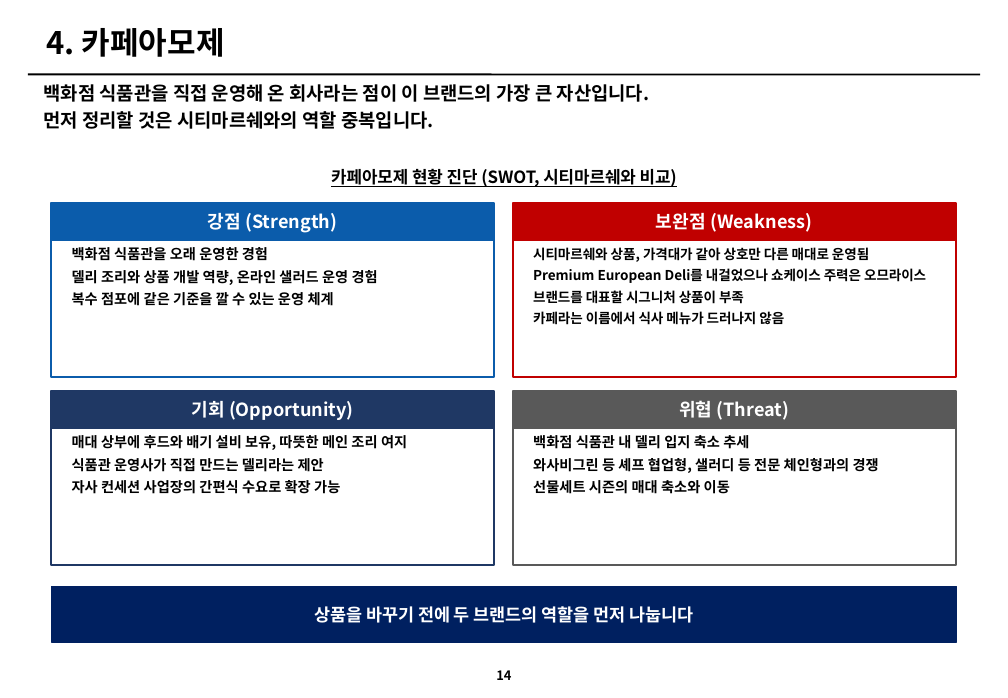
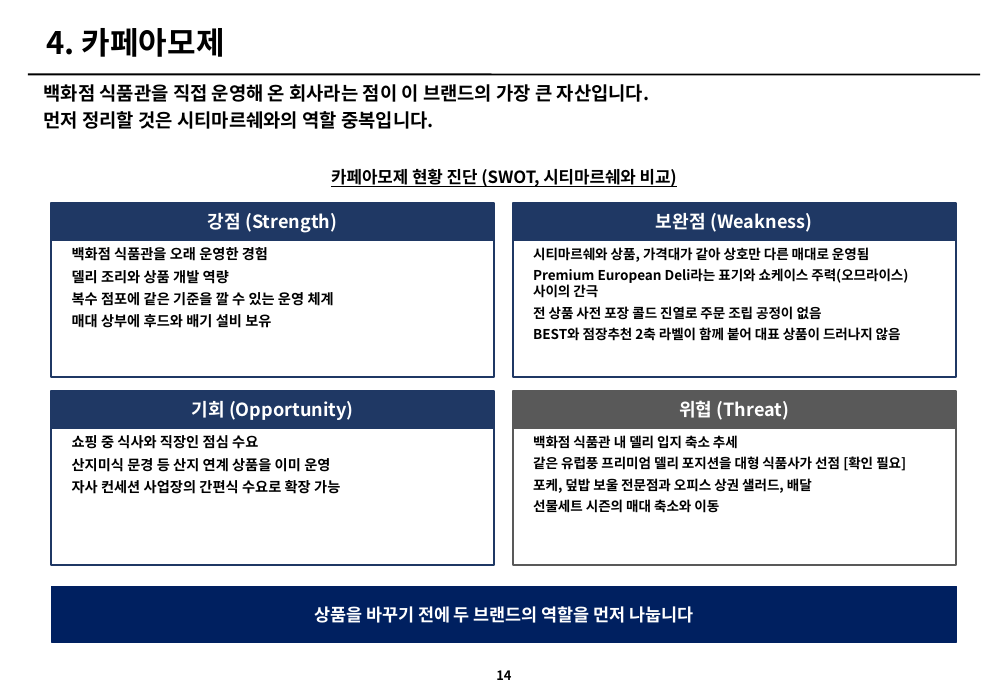
Before and after one commit to grandnim-wq/Claude, a slide deck: slide 14 of 아모제_3개브랜드_개선전략_v3.pptx. Drawn at 1008x698 pixels with LibreOffice and Linux fonts; fonts in the diff are those of the drawing. Boxes give left, top, right and bottom in pixels: in the first picture for what was removed or moved away, otherwise in the second. Text is boxed around its words. In the diff, an @@ line names an element or a change of style, - is before the commit and + after.

```diff
--- a/아모제_3개브랜드_개선전략_v3.pptx
+++ b/아모제_3개브랜드_개선전략_v3.pptx
@@ rectangle at [51,203,494,240]: fill #0B5CAB to #1F3864; outline #0B5CAB 1.5 pt to #1F3864 1.5 pt @@
@@ rectangle at [513,203,956,240]: fill #C00000 to #1F3864; outline #C00000 1.5 pt to #1F3864 1.5 pt @@
@@ rectangle at [51,240,494,377]: outline #0B5CAB 1.5 pt to #1F3864 1.5 pt @@
@@ rectangle at [513,240,956,377]: outline #C00000 1.5 pt to #1F3864 1.5 pt @@
@@ text at [533,268,908,341]: text changed @@
-Premium European Deli를 내걸었으나 쇼케이스 주력은 오므라이스
-브랜드를 대표할 시그니처 상품이 부족
-카페라는 이름에서 식사 메뉴가 드러나지 않음
+Premium European Deli라는 표기와 쇼케이스 주력(오므라이스) 사이의 간극
+전 상품 사전 포장 콜드 진열로 주문 조립 공정이 없음
+BEST와 점장추천 2축 라벨이 함께 붙어 대표 상품이 드러나지 않음
@@ text at [72,270,229,284]: text changed @@
-델리 조리와 상품 개발 역량, 온라인 샐러드 운영 경험
+델리 조리와 상품 개발 역량
@@ text at [72,312,271,331]: paragraph added @@
+매대 상부에 후드와 배기 설비 보유
@@ text at [72,435,330,472]: text changed @@
-매대 상부에 후드와 배기 설비 보유, 따뜻한 메인 조리 여지
-식품관 운영사가 직접 만드는 델리라는 제안
+쇼핑 중 식사와 직장인 점심 수요
+산지미식 문경 등 산지 연계 상품을 이미 운영
@@ text at [533,435,738,513]: size 11 to 10.5 pt in "백화점 식품관 내 델리 입지 축소 추세", "선물세트 시즌의 매대 축소와 이동" @@
@@ text at [533,456,906,493]: text changed; size 11 to 10.5 pt @@
-와사비그린 등 셰프 협업형, 샐러디 등 전문 체인형과의 경쟁
+같은 유럽풍 프리미엄 델리 포지션을 대형 식품사가 선점 [확인 필요]
+포케, 덮밥 보울 전문점과 오피스 상권 샐러드, 배달
```
Also in this commit, not shown: 16 other slides changed, 1 slide added, 4 other files.
